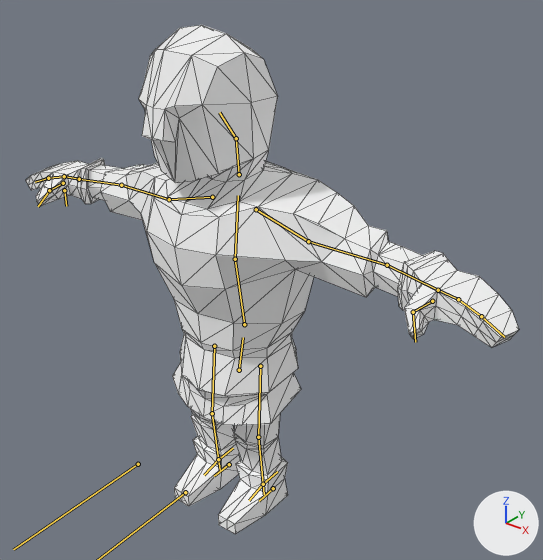
The glTF model Soldier.glb, before and after one commit.
Camera for both pictures: a 50 mm lens placed at (1.594, -1.771, 2.088), pointed at (0.131, 0.058, 0.954). The axes (+X, +Y, +Z) are drawn at lower right. The lights are the same throughout. The bones that bend it are drawn over the model as lines. Mesh edges are drawn as thin lines.

In view in the first picture: 'SoldierMesh'.
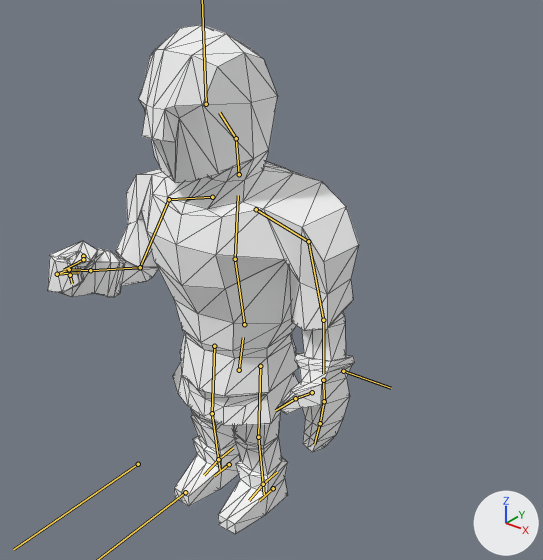
The newer file adds an action. The first version stands in its rest pose; the second is drawn at frame 50 of the action 'Idle'.

Changed parts and their boxes (x1, y1, x2, y2) in the pictures (543 x 560 px):
'SoldierMesh', posed (37% narrower)
    before: (26, 25, 519, 534)
    after: (48, 25, 359, 534)
bone 'UpperArm.L', root to tip
    before: (308, 241) to (387, 265)
    after: (308, 241) to (323, 320)
bone 'UpperArm.R', root to tip
    before: (169, 199) to (121, 185)
    after: (169, 199) to (140, 267)
bone 'LowerArm.R', root to tip
    before: (121, 185) to (79, 179)
    after: (140, 267) to (90, 270)
bone 'Hand.R', root to tip
    before: (79, 179) to (65, 176)
    after: (90, 270) to (71, 269)
bone 'Finger1.R', root to tip
    before: (64, 176) to (48, 178)
    after: (69, 269) to (57, 274)
bone 'Finger2.R', root to tip
    before: (48, 178) to (35, 182)
    after: (57, 274) to (78, 272)
bone 'Thumb1.R', root to tip
    before: (63, 183) to (49, 190)
    after: (83, 256) to (83, 259)

What the commit changed:
Bone 'UpperArm.L' (bone_upperarm_l) turns from (0, 0, 0) to (4, 8, -76) degrees about its own x, y and z.
Bone 'UpperArm.R' (bone_upperarm_r) turns from (0, 0, 0) to (32, -2, 75) degrees about its own x, y and z.
Bone 'LowerArm.R' (bone_lowerarm_r) turns from (0, 0, 0) to (57, 15, -2) degrees about its own x, y and z.
Bone 'Hand.R' (bone_hand_r) turns from (0, 0, 0) to (-1, -5, -19) degrees about its own x, y and z.
Bone 'Finger1.R' (bone_finger1_r) turns from (0, 0, 0) to (10, 5, 42) degrees about its own x, y and z.
Bone 'Finger2.R' (bone_finger2_r) turns from (0, 0, 0) to (13, 9, 86) degrees about its own x, y and z.
Bone 'Thumb1.R' (bone_thumb1_r) turns from (0, 0, 0) to (1, -33, 71) degrees about its own x, y and z.
